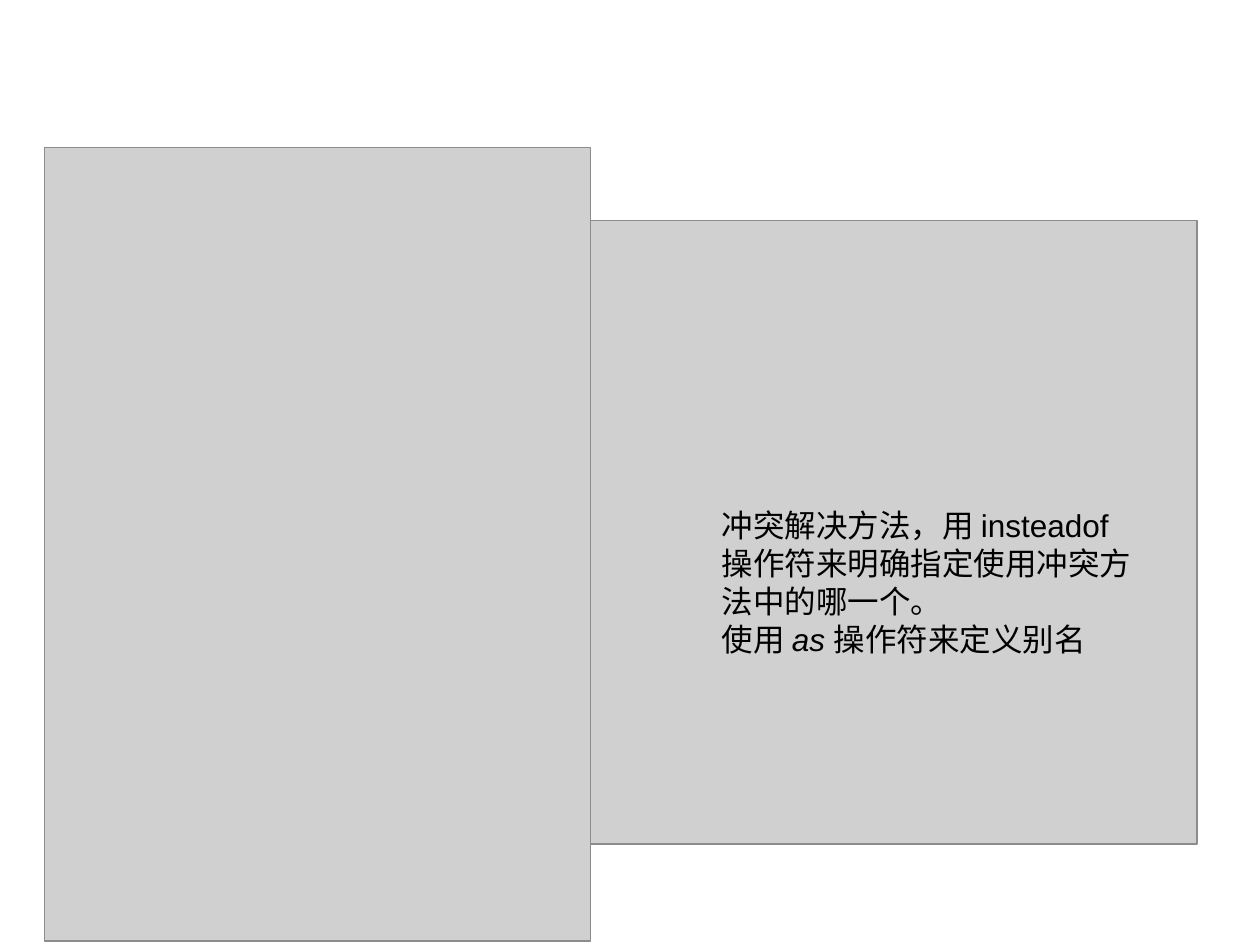
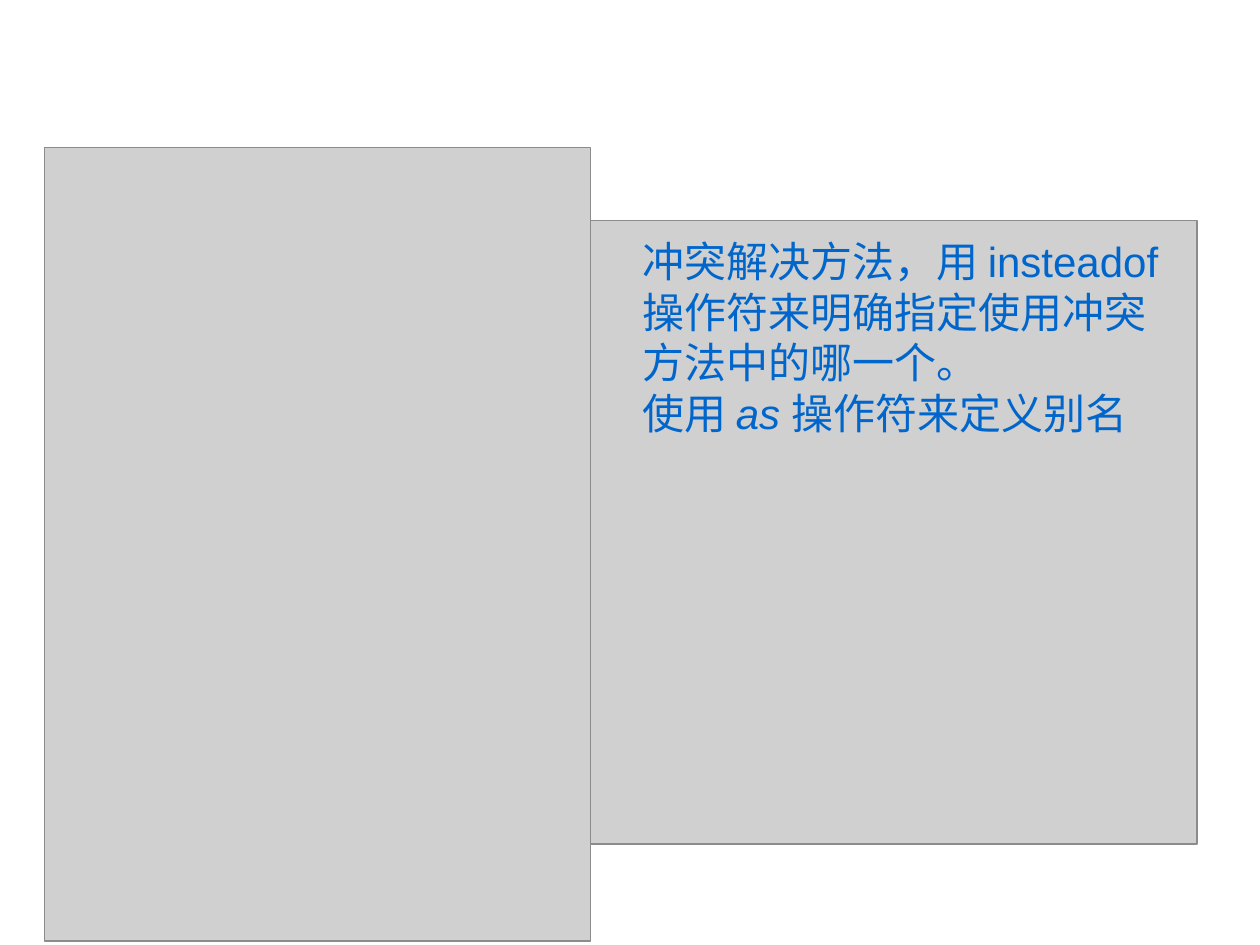
Before and after one commit to 2017-CompilerH-a3/Teamwork-Traits, a slide deck: slide 35 of trait.ppt (slide 25 before the commit). Drawn at 1260x945 pixels with LibreOffice and Linux fonts; fonts in the diff are those of the drawing; grey boxes stand for pictures; background and template pictures are left out. Boxes give left, top, right and bottom in pixels: in the first picture for what was removed or moved away, otherwise in the second. Text is boxed around its words. In the diff, an @@ line names an element or a change of style, - is before the commit and + after.

```diff
--- a/trait.ppt
+++ b/trait.ppt
@@ text "冲突解决方法，用 insteadof 操作符来明确指定使用冲突方法中的哪一个。": place and size @@
-text "冲突解决方法，用 insteadof 操作符来明确指定使用冲突方法中的哪一个。" at [722, 510, 1132, 654]
+text "冲突解决方法，用 insteadof 操作符来明确指定使用冲突方法中的哪一个。" at [642, 241, 1158, 433]
@@ text "冲突解决方法，用 insteadof 操作符来明确指定使用冲突方法中的哪一个。" at [642, 241, 1158, 433]: size 18 to 24 pt, text colour #000000 to #0066CC @@
```
Also in this commit, not shown: 6 other slides changed, 14 slides added, 4 slides removed.
